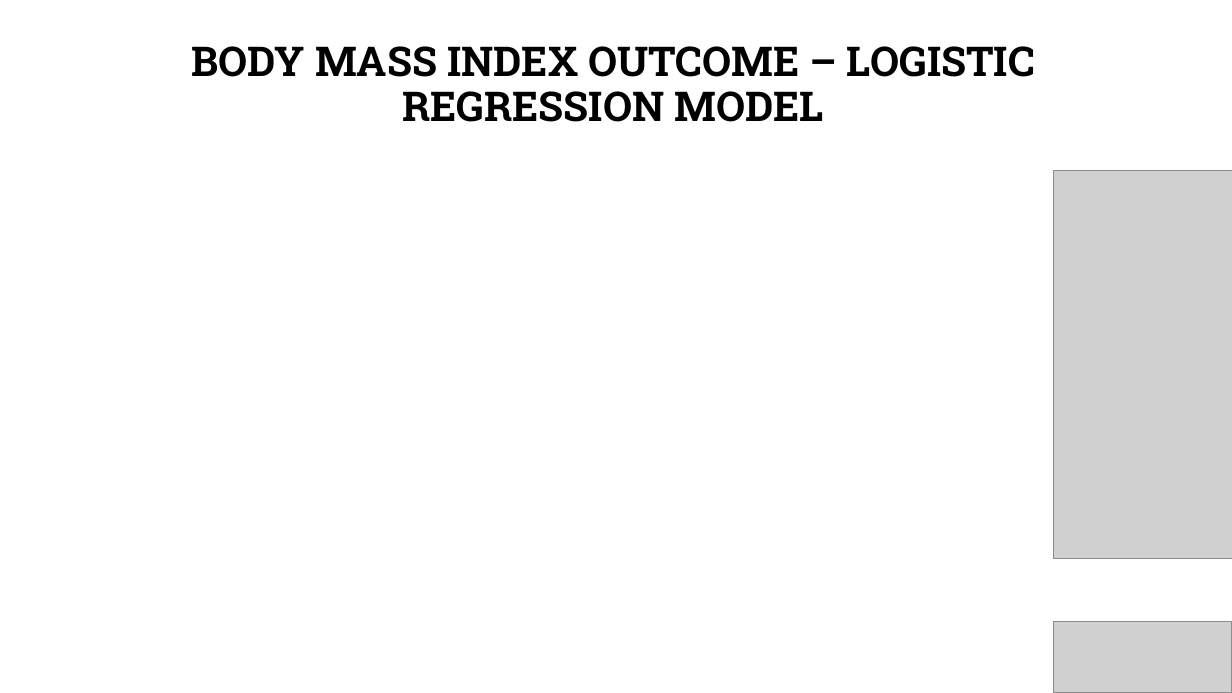
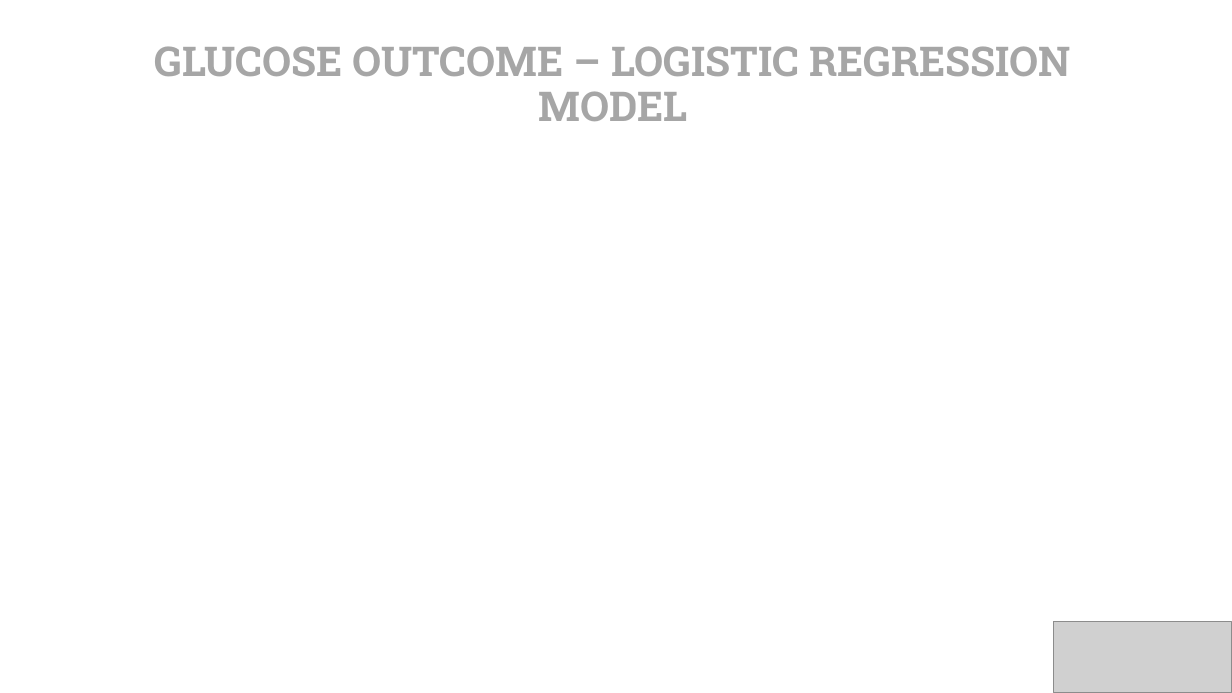
Before and after one commit to acollawn/Project_4, a slide deck: slide 15 of Predicting Diabetes Presentation.pptx. Drawn at 1232x693 pixels with LibreOffice and Linux fonts; fonts in the diff are those of the drawing; grey boxes stand for pictures; background and template pictures are left out. Boxes give left, top, right and bottom in pixels: in the first picture for what was removed or moved away, otherwise in the second. Text is boxed around its words. In the diff, an @@ line names an element or a change of style, - is before the commit and + after.

```diff
--- a/Predicting Diabetes Presentation.pptx
+++ b/Predicting Diabetes Presentation.pptx
@@ text at (155, 46, 1071, 121): text changed; text colour #000000 to #A6A6A6 @@
-BODY MASS INDEX OUTCOME – LOGISTIC REGRESSION MODEL
+GLUCOSE OUTCOME – LOGISTIC REGRESSION MODEL
@@ picture removed at (1054, 171, 1232, 559) @@
```
Also in this commit, not shown: 10 other slides changed.
